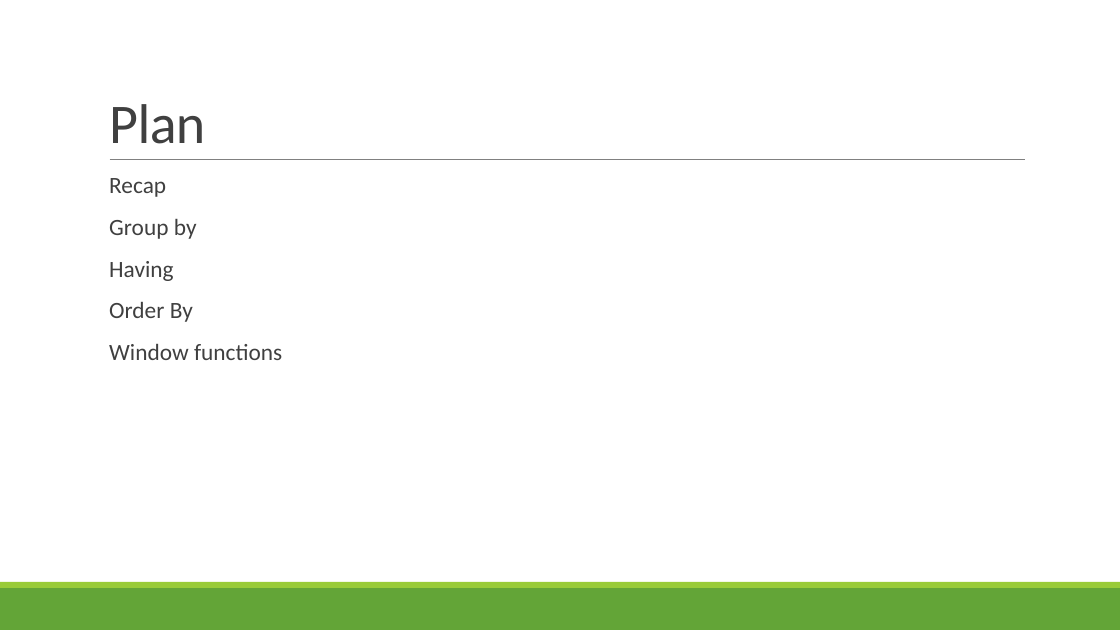
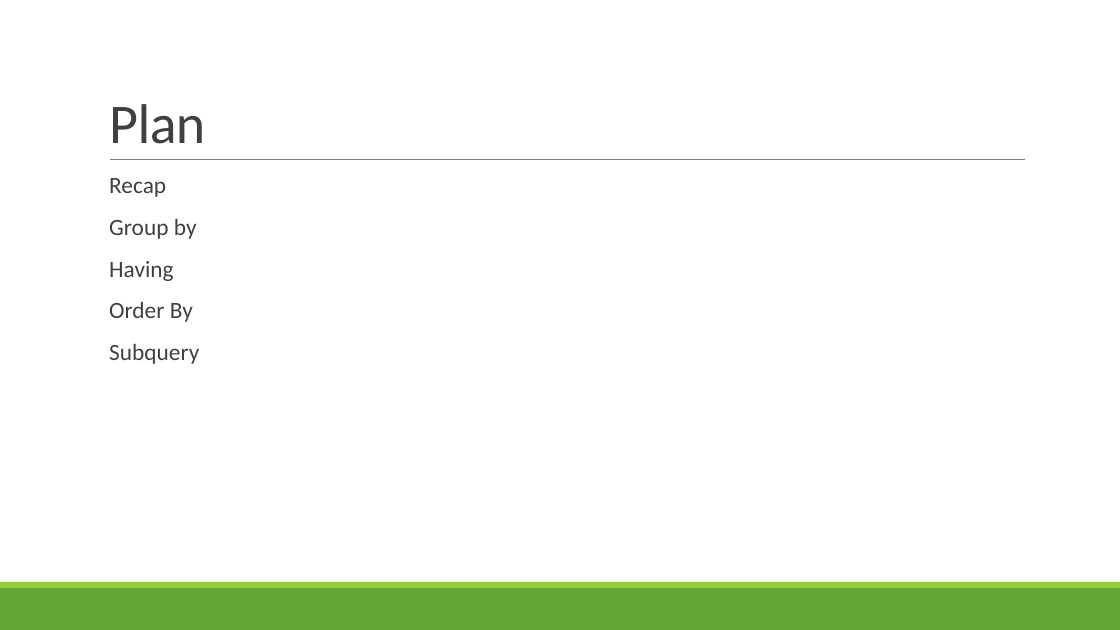
Before and after one commit to SimonStride/Presentations, a slide deck: slide 3 of Introduction to SQL Pt2/Introduction to SQL pt2.pptx. Drawn at 1120x630 pixels with LibreOffice and Linux fonts; fonts in the diff are those of the drawing. Boxes give left, top, right and bottom in pixels: in the first picture for what was removed or moved away, otherwise in the second. Text is boxed around its words. In the diff, an @@ line names an element or a change of style, - is before the commit and + after.

```diff
--- a/Introduction to SQL Pt2/Introduction to SQL pt2.pptx
+++ b/Introduction to SQL Pt2/Introduction to SQL pt2.pptx
@@ text at box(109, 344, 199, 364): text changed @@
-  Window functions
+  Subquery
```
Also in this commit, not shown: 8 other files.
